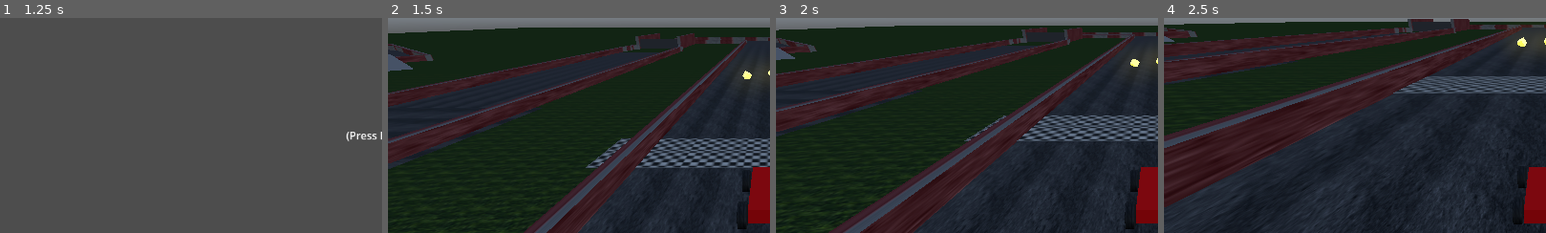
Above: before the commit, frames 1-4 (left to right).
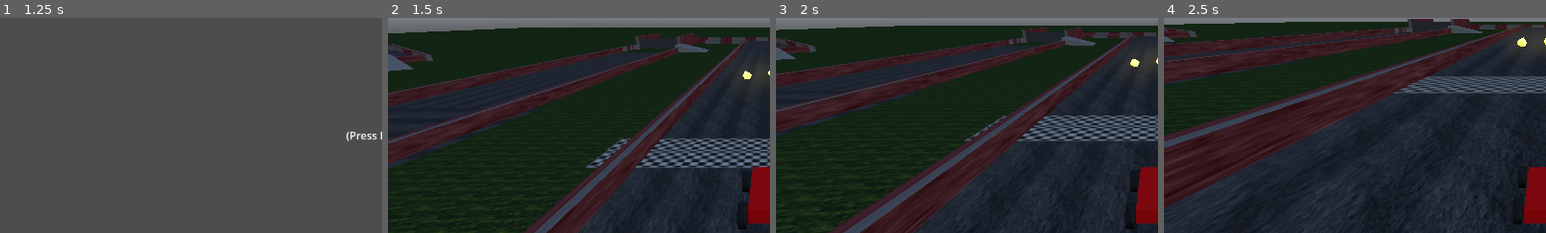
Above: after the commit, the same moments.

Repository: USERDOT1/partyRacers
Game: Godot game, scene res://game.tscn
Same seed, same stepped clock (60 frames per second), same inputs: the game is played once before the commit and once after it. A sky picture missing from this copy of the repository is replaced by a grey-blue gradient.
Inputs:
- Up to frame 1 (1.25 s): tap R (Flip) at 0.5, 0.6 s; hold D (turnRight) from 0.53 s (still down)
- Up to frame 2 (1.5 s): release D (turnRight) at 1.25 s; click "Host" at 1.25 s
- Up to frame 3 (2 s): no input
- Up to frame 4 (2.5 s): hold Down (ChangeBatteryDown) from 2.03 s (still down); tap S (break) at 2.1 s
The pictures show only the part of the screen within x 0-50%, y 18-68%; the shares and areas given below are measured in that part.

Frame 1 is identical in both runs. In frame 2, 0.2% of the frame differs, in the area x 75-84%, y 12-16%; in frame 3, 0.2%, in the area x 74-84%, y 8-13%; in frame 4, 0.2%.

Commit message:
a 2nd ramp has hit the tower

Diff:
--- a/basic_track.tscn
+++ b/basic_track.tscn
@@ -1047,6 +1047,16 @@
 [node name="CollisionShape3D" type="CollisionShape3D" parent="Finish"]
 shape = SubResource("BoxShape3D_uj8fg")
 
+[node name="RamptoPit2" type="StaticBody3D" parent="."]
+transform = Transform3D(0.974347, -0.224173, 0.0198247, 0.224592, 0.974198, -0.0222223, -0.0143316, 0.0261046, 0.999555, 20.26, -0.0936174, 33.5714)
+
+[node name="MeshInstance3D" type="MeshInstance3D" parent="RamptoPit2"]
+transform = Transform3D(1, 1.49012e-08, 0, 0, 1, 0, 2.98023e-08, 0, 1, 0.400986, -0.110768, -0.803291)
+mesh = SubResource("BoxMesh_n21ll")
+
+[node name="CollisionShape3D" type="CollisionShape3D" parent="RamptoPit2"]
+shape = SubResource("BoxShape3D_m3f5x")
+
 [node name="Checkpoint" type="Area3D" parent="."]
 transform = Transform3D(0.961425, 0, 0.275067, 0, 1, 0, -0.275067, 0, 0.961425, 114.369, 2.07702, -62.6711)
 
